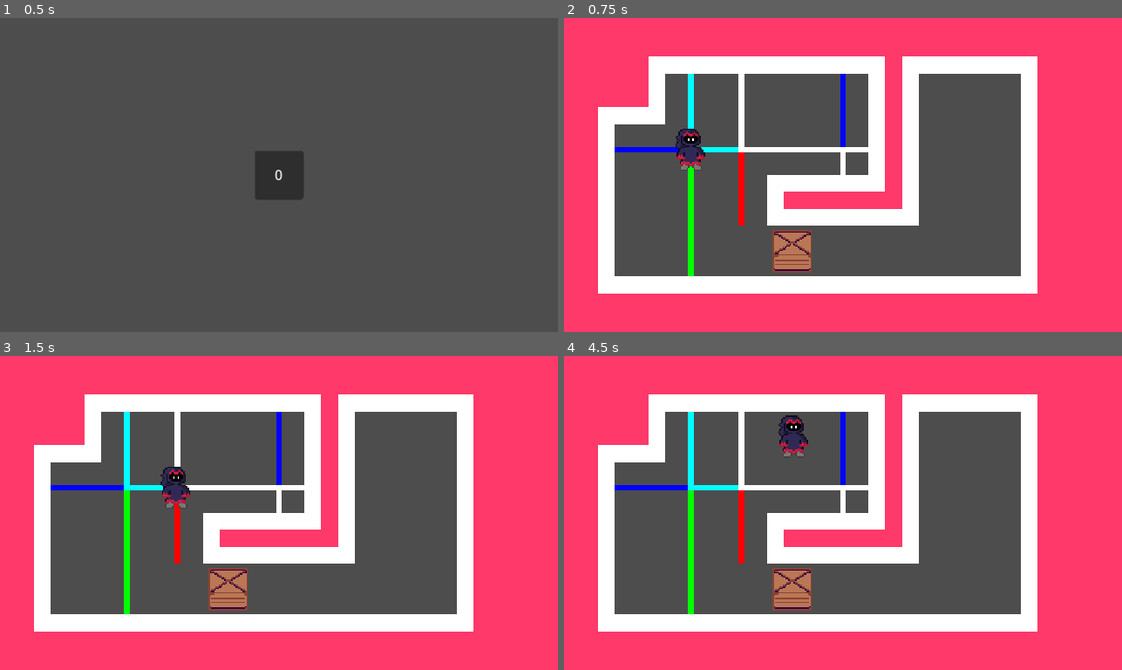
Above: before the commit, frames 1-4 (two rows, left to right).
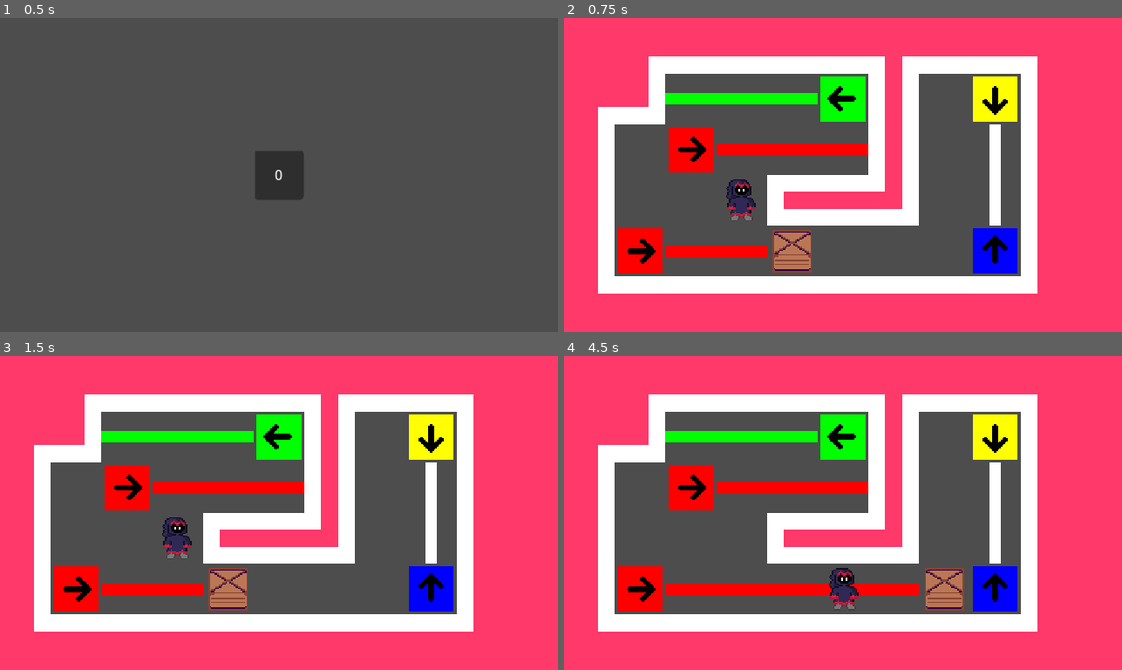
Above: after the commit, the same moments.

Repository: danielday-dev/PirateJam15
Game: Godot game, scene res://Scenes/LevelSelect.tscn
The game is run twice, just before and just after one commit, with the same random seed, the same clock (stepped at 60 frames per second) and the same inputs.
Inputs:
- Up to frame 1 (0.5 s): no input
- Up to frame 2 (0.75 s): click "0" at 0.5 s
- Up to frame 3 (1.5 s): tap Enter at 1.25 s; hold D (player_movement_right) from 1.28 s (still down)
- Up to frame 4 (4.5 s): release D (player_movement_right) at 2.03 s; hold S (player_movement_down) 2.03-2.78 s; tap Space at 2.75 s; hold D (player_movement_right) 2.78-3.53 s; hold W (player_movement_up) 3.53-4.28 s; tap Enter at 4.25 s; hold A (player_movement_left) from 4.28 s (still down)

Frame 1 is identical in both runs. In frame 2, 11% of the frame differs, in the area x 9-82%, y 17-83%; in frame 3, 11%; in frame 4, 14%.

Commit message:
Lighting tiles + simple time behavior added.

Diff:
--- a/Assets/Levels/Lighting.gd
+++ b/Assets/Levels/Lighting.gd
@@ -22,8 +22,10 @@
 		direction = _direction;
 var emitters : Array[Emitter] = [];
 
-func checkIfWall(pos : Vector2i) -> bool:
-	return get_parent().checkIfWall(pos);
+func checkIfSolid(pos : Vector2i) -> bool:
+	if (get_parent().checkIfWall(pos)): return true;
+	var entityType : ObjectProcess.EntityTileType = get_parent().getEntityTileType(pos);
+	return get_parent().isEntityTypeSolid(entityType);
 
 enum LightingValue {
 	Red = 1 << 0,
@@ -50,6 +52,8 @@
 func updateLighting():
 	lightingData.clear();
 
+	print("So we got here?");
+
 	for emitter in emitters:
 		var pos : Vector2i = emitter.position;
 
@@ -64,10 +68,8 @@
 				Direction.Direction_Down: pos.y += 1;
 				Direction.Direction_Left: pos.x -= 1;
 
-			if (checkIfWall(pos)):
+			if (checkIfSolid(pos)):
 				break;
-
-
 
 			var lightingDataPos : Array = [
 				LightingInformation.new(Direction.Direction_Up),
@@ -85,7 +87,7 @@
 			else:
 				lightingData[pos] = lightingDataPos;
 
-	_draw();
+	queue_redraw();
 
 func propagateLighting(pos : Vector2i, color : int, fromDirection : Direction) -> int:
 	if (!lightingData.has(pos)):
@@ -128,10 +130,6 @@
 	return totalColor;
 
 func _ready():
-	emitters.push_back(Emitter.new(Vector2i(-2, 1), LightingValue.Red, Direction.Direction_Up))
-	emitters.push_back(Emitter.new(Vector2i(-5, -1), LightingValue.Blue, Direction.Direction_Right))
-	emitters.push_back(Emitter.new(Vector2i(-3, 2), LightingValue.Green, Direction.Direction_Up))
-	emitters.push_back(Emitter.new(Vector2i(0, -3), LightingValue.Blue, Direction.Direction_Down))
 	updateLighting();
 
 func addEmitter(emitter : Emitter) -> bool:
@@ -158,10 +156,11 @@
 	if (addEmitter(Emitter.new(newPos, emitter.color, emitter.direction))):
 		removeEmitter(emitterPos);
 
+func clearEmitters():
+	emitters.clear();
+
 func _draw():
-	const lightingWidth = 4;
-
-	draw_rect(Rect2(0, 0, tileScale, tileScale), Color.ORANGE);
+	const lightingWidth = 8;
 
 	for pos in lightingData:
 		var midPoint : Vector2 = Vector2(pos) + Vector2(0.5, 0.5);
--- a/Assets/Levels/ObjectProcess.gd
+++ b/Assets/Levels/ObjectProcess.gd
@@ -1,10 +1,43 @@
-extends Node2D
+extends Node2D;
+class_name ObjectProcess;
 
-func _process(delta):
-	if (animationProcessing):
-		processAnimation(delta);
-	else:
-		processInput();
+enum EntityTileType {
+	EntityTileType_None,
+	EntityTileType_Player,
+	EntityTileType_Box,
+	EntityTileType_Light,
+};
+
+func onEntityMove(entityType : EntityTileType, from : Vector2i, to : Vector2i) -> void:
+	match (entityType):
+		EntityTileType.EntityTileType_Player:
+			return;
+
+		EntityTileType.EntityTileType_Light:
+			$Lighting.moveEmitter(from, to);
+
+	$Lighting.updateLighting();
+
+func isEntityTypeSolid(entityType : EntityTileType) -> bool:
+	match (entityType):
+		EntityTileType.EntityTileType_None, EntityTileType.EntityTileType_Player: return false;
+	return true;
+
+func getEntityTypeFromAtlas(atlas : Vector2i) -> EntityTileType:
+	match (atlas.x):
+		0: return EntityTileType.EntityTileType_Player;
+		1: return EntityTileType.EntityTileType_Box;
+		2, 3, 4, 5, 6, 7, 8: return EntityTileType.EntityTileType_Light;
+
+	return EntityTileType.EntityTileType_None;
+
+func getEntityTileType(pos : Vector2i) -> EntityTileType:
+	var entityRect : Rect2i = $Entities.get_used_rect();
+	if (!entityRect.has_point(pos)): return EntityTileType.EntityTileType_None;
+	if ($Entities.get_cell_source_id(0, pos) == -1): return EntityTileType.EntityTileType_None;
+
+	return getEntityTypeFromAtlas($Entities.get_cell_atlas_coords(0, pos));
+
 
 func getPlayerPos() -> Array:
 	var entityRect : Rect2i = $Entities.get_used_rect();
@@ -24,6 +57,35 @@
 	var entityRect : Rect2i = $Entities.get_used_rect();
 	if (!entityRect.has_point(pos)): return false;
 	return $Entities.get_cell_source_id(0, pos) != -1;
+
+
+func registerLighting():
+	$Lighting.clearEmitters();
+
+	var entityRect : Rect2i = $Entities.get_used_rect();
+	for x in range(entityRect.size.x):
+		for y in range(entityRect.size.y):
+			var pos : Vector2i = Vector2i(x, y) + entityRect.position;
+			if (getEntityTileType(pos) != EntityTileType.EntityTileType_Light): continue;
+
+			var lightCoord : Vector2i = $Entities.get_cell_atlas_coords(0, pos);
+
+			if (lightCoord.y == 0): continue;
+
+			var direction : Lighting.Direction = lightCoord.y - 1;
+			var color : int = lightCoord.x - 1;
+
+			$Lighting.addEmitter(Lighting.Emitter.new(pos, color, direction))
+	$Lighting.updateLighting();
+
+func _ready():
+	registerLighting();
+
+func _process(delta):
+	if (animationProcessing):
+		processAnimation(delta);
+	else:
+		processInput();
 
 var inputMovementLastPrioritizedY : bool = false;
 func processInput():
@@ -106,10 +168,13 @@
 		for y in range(animationRect.size.y):
 			var pos : Vector2i = animationRect.position + Vector2i(x, y);
 			if ($Animation.get_cell_source_id(0, pos) != -1):
+				var atlas : Vector2i = $Animation.get_cell_atlas_coords(0, pos);
 				$Entities.set_cell(
 					0, pos + animationTileTargetOffset,
 					$Animation.get_cell_source_id(0, pos),
-					$Animation.get_cell_atlas_coords(0, pos)
+					atlas
 				);
+				var entityType : EntityTileType = getEntityTypeFromAtlas(atlas);
+				onEntityMove(entityType, pos, pos + animationTileTargetOffset);
 	# Clear animation tilemap.
 	$Animation.clear();
--- a/Assets/Levels/Tilesets/Entities.tres
+++ b/Assets/Levels/Tilesets/Entities.tres
@@ -8,6 +8,45 @@
 use_texture_padding = false
 0:0/0 = 0
 1:0/0 = 0
+0:1/0 = 0
+0:2/0 = 0
+0:3/0 = 0
+0:4/0 = 0
+2:0/0 = 0
+2:1/0 = 0
+2:2/0 = 0
+2:3/0 = 0
+2:4/0 = 0
+3:0/0 = 0
+3:1/0 = 0
+3:2/0 = 0
+3:3/0 = 0
+3:4/0 = 0
+4:0/0 = 0
+4:1/0 = 0
+4:2/0 = 0
+4:3/0 = 0
+4:4/0 = 0
+5:0/0 = 0
+5:1/0 = 0
+5:2/0 = 0
+5:3/0 = 0
+5:4/0 = 0
+6:0/0 = 0
+6:1/0 = 0
+6:2/0 = 0
+6:3/0 = 0
+6:4/0 = 0
+7:0/0 = 0
+7:1/0 = 0
+7:2/0 = 0
+7:3/0 = 0
+7:4/0 = 0
+8:0/0 = 0
+8:1/0 = 0
+8:2/0 = 0
+8:3/0 = 0
+8:4/0 = 0
 
 [resource]
 tile_size = Vector2i(36, 36)
--- a/Scenes/Levels/0.tscn
+++ b/Scenes/Levels/0.tscn
@@ -5,7 +5,7 @@
 [node name="Level" instance=ExtResource("1_u0bum")]
 
 [node name="Entities" parent="Objects" index="2"]
-layer_0/tile_data = PackedInt32Array(-3, 0, 0, 131071, 65536, 0)
+layer_0/tile_data = PackedInt32Array(-3, 131072, 2, 131071, 65536, 0, -131072, 196608, 4, 131068, 131072, 2, 65534, 0, 0, -131069, 262144, 3, 65539, 327680, 1)
 
 [node name="Walls" parent="Objects" index="3"]
 layer_0/tile_data = PackedInt32Array(196603, 393216, 1, 196604, 655360, 0, 196605, 655360, 0, 196606, 655360, 0, 196607 …(1379 unchanged characters)…
Binary file changed: Assets/Levels/Tilesets/Entities.png
